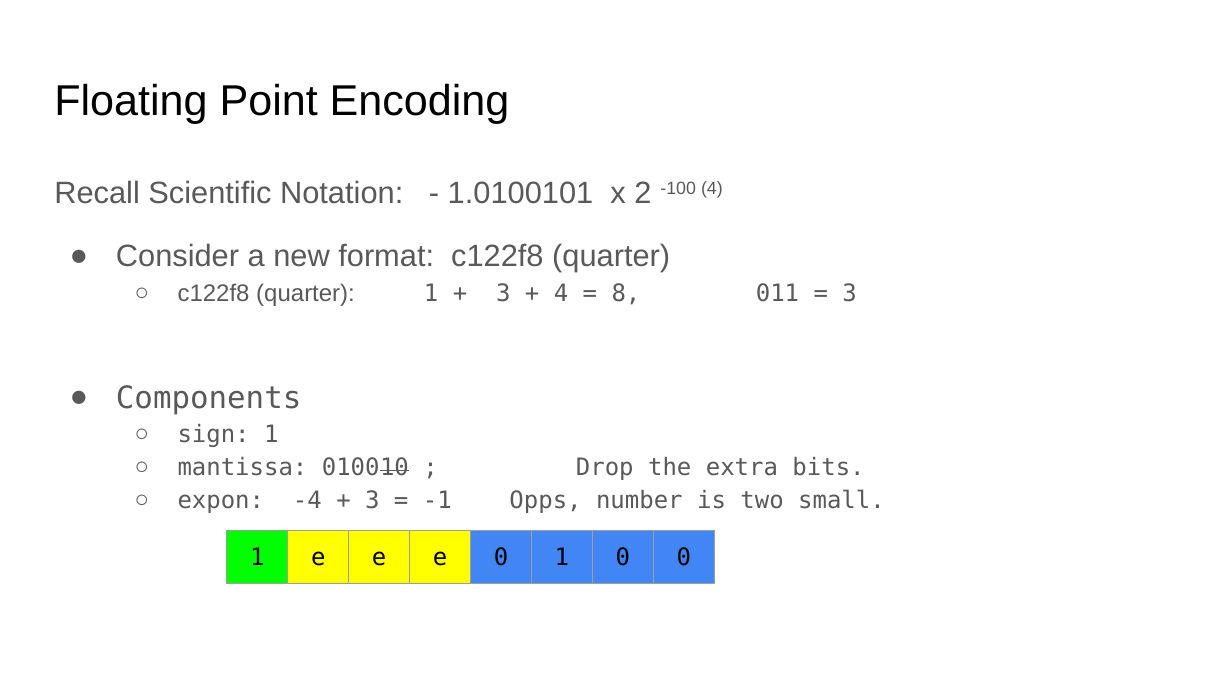
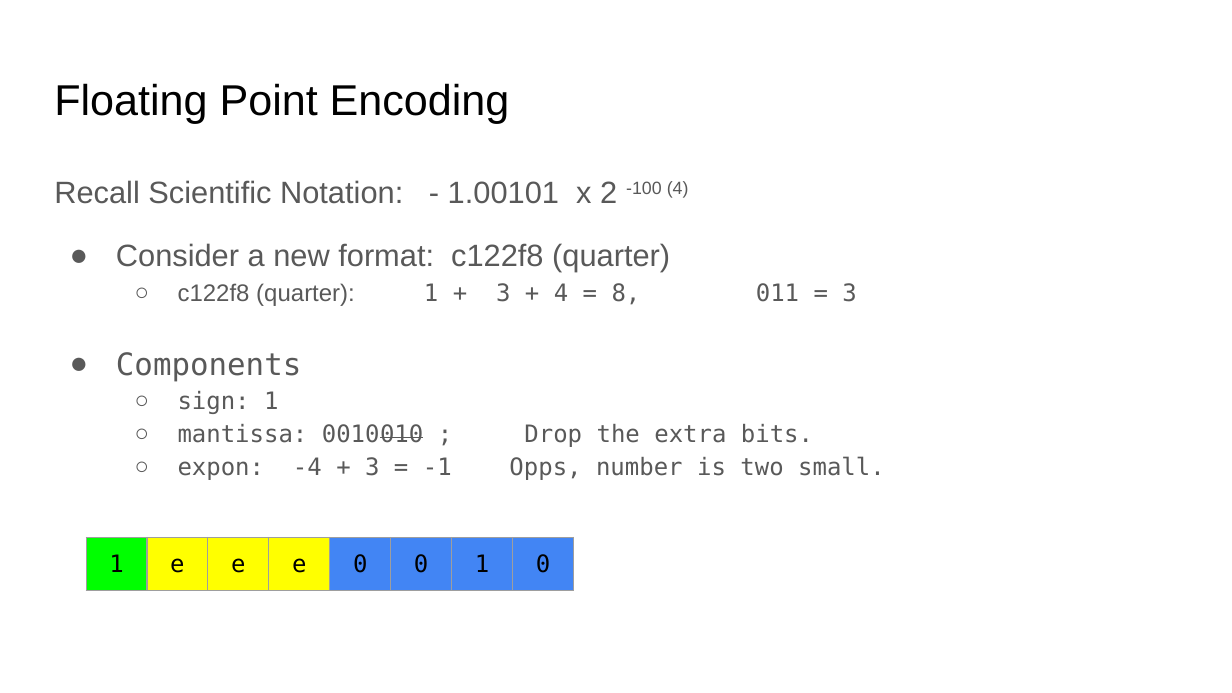
Before and after one commit to COMP122/comp122-s23, a slide deck: slide 5 of format-encodings/documents/ARCHIVE/floating-point-encoding.pptx. Drawn at 1232x693 pixels with LibreOffice and Linux fonts; fonts in the diff are those of the drawing. Boxes give left, top, right and bottom in pixels: in the first picture for what was removed or moved away, otherwise in the second. Text is boxed around its words. In the diff, an @@ line names an element or a change of style, - is before the commit and + after.

```diff
--- a/format-encodings/documents/ARCHIVE/floating-point-encoding.pptx
+++ b/format-encodings/documents/ARCHIVE/floating-point-encoding.pptx
@@ text at <box>54,180,689,204</box>: text changed @@
-Recall Scientific Notation: - 1.0100101 x 2 -100 (4)
+Recall Scientific Notation: - 1.00101 x 2 -100 (4)
@@ text at <box>178,424,813,447</box>: text changed @@
-  ○ mantissa: 010010 ; Drop the extra bits.
+  ○ mantissa: 0010010 ; Drop the extra bits.
@@ table at <box>86,537,569,590</box> @@
-row 1, column 6: 1
+row 1, column 6: 0
-row 1, column 7: 0
+row 1, column 7: 1
@@ table: place and size @@
-table at <box>227,531,710,693</box>
+table at <box>86,537,569,590</box>
```
Also in this commit, not shown: 5 other slides changed, 4 other files.
